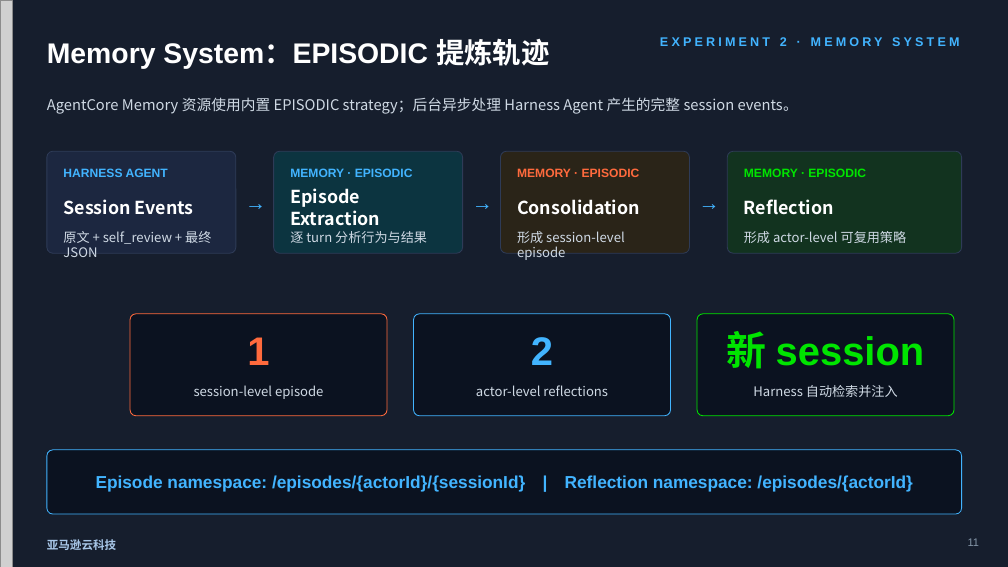
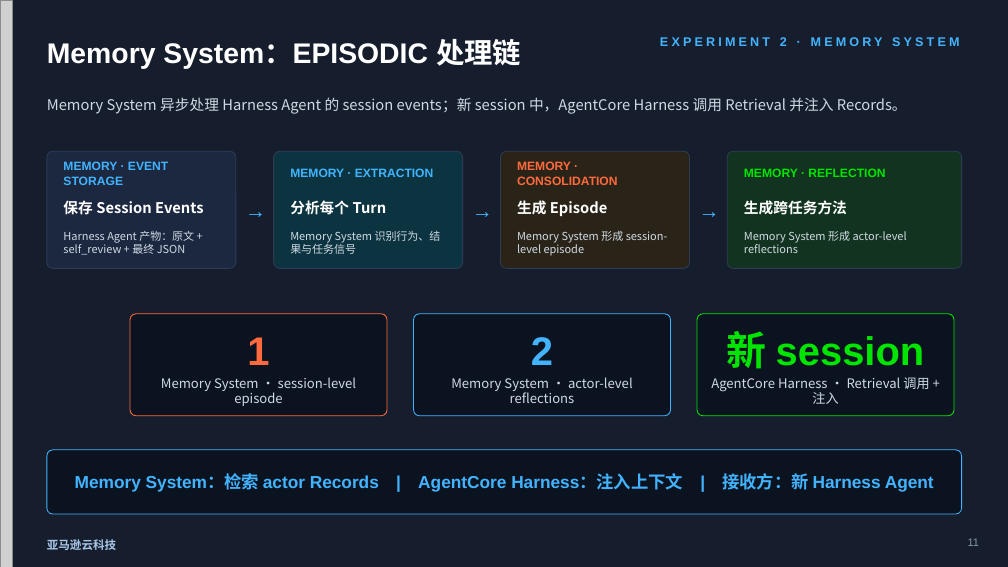
Before and after one commit to dashjim/agentcore-memory-loop, a slide deck: slide 11 of docs/记忆能让Agent越跑越好吗-V3.pptx. Drawn at 1008x567 pixels with LibreOffice and Linux fonts; fonts in the diff are those of the drawing; grey boxes stand for pictures. Boxes give left, top, right and bottom in pixels: in the first picture for what was removed or moved away, otherwise in the second. Text is boxed around its words. In the diff, an @@ line names an element or a change of style, - is before the commit and + after.

Commit message:
docs: clarify role ownership across memory deck

```diff
--- a/docs/记忆能让Agent越跑越好吗-V3.pptx
+++ b/docs/记忆能让Agent越跑越好吗-V3.pptx
@@ text at (x1=47, y1=39, x2=521, y2=69): text changed @@
-Memory System：EPISODIC 提炼轨迹
+Memory System：EPISODIC 处理链
@@ text at (x1=47, y1=97, x2=907, y2=114): text changed @@
-AgentCore Memory 资源使用内置 EPISODIC strategy；后台异步处理 Harness Agent 产生的完整 session events。
+Memory System 异步处理 Harness Agent 的 session events；新 session 中，AgentCore Harness 调用 Retrieval 并注入 Records。
@@ rounded rectangle resized from (x1=47, y1=151, x2=236, y2=253) to (x1=47, y1=151, x2=236, y2=268) @@
@@ text at (x1=63, y1=161, x2=168, y2=185): text changed @@
-HARNESS AGENT
+MEMORY · EVENT STORAGE
@@ rounded rectangle resized from (x1=274, y1=151, x2=463, y2=253) to (x1=274, y1=151, x2=463, y2=268) @@
@@ text at (x1=290, y1=168, x2=434, y2=177): text changed @@
-MEMORY · EPISODIC
+MEMORY · EXTRACTION
@@ proportions changed in 4 elements at (x1=727, y1=151, x2=962, y2=268), (x1=47, y1=151, x2=236, y2=268), (x1=274, y1=151, x2=463, y2=268), (x1=501, y1=151, x2=690, y2=268) @@
@@ rounded rectangle resized from (x1=501, y1=151, x2=690, y2=253) to (x1=501, y1=151, x2=690, y2=268) @@
@@ text at (x1=517, y1=161, x2=618, y2=185): text changed @@
-MEMORY · EPISODIC
+MEMORY · CONSOLIDATION
@@ rounded rectangle resized from (x1=727, y1=151, x2=962, y2=253) to (x1=727, y1=151, x2=962, y2=268) @@
@@ text at (x1=744, y1=168, x2=885, y2=177): text changed @@
-MEMORY · EPISODIC
+MEMORY · REFLECTION
@@ text at (x1=63, y1=200, x2=204, y2=215): text changed; size 17 to 14 pt @@
-Session Events
+保存 Session Events
@@ text at (x1=290, y1=200, x2=387, y2=215): text changed; size 17 to 14 pt @@
-Episode Extraction
+分析每个 Turn
@@ text at (x1=517, y1=200, x2=608, y2=216): text changed; size 17 to 14 pt @@
-Consolidation
+生成 Episode
@@ 3 texts moved together from (x1=240, y1=180, x2=725, y2=225) to (x1=240, y1=188, x2=725, y2=233) @@
@@ text at (x1=744, y1=200, x2=847, y2=215): text changed; size 17 to 14 pt @@
-Reflection
+生成跨任务方法
@@ text at (x1=63, y1=231, x2=194, y2=255): text changed; size 12.5 to 10.5 pt @@
-原文 + self_review + 最终 JSON
+Harness Agent 产物：原文 + self_review + 最终 JSON
@@ text at (x1=290, y1=231, x2=441, y2=254): text changed; size 12.5 to 10.5 pt @@
-逐 turn 分析行为与结果
+Memory System 识别行为、结果与任务信号
@@ text at (x1=517, y1=231, x2=668, y2=256): text changed; size 12.5 to 10.5 pt @@
-形成 session-level episode
+Memory System 形成 session-level episode
@@ text at (x1=744, y1=230, x2=907, y2=253): text changed; size 12.5 to 10.5 pt @@
-形成 actor-level 可复用策略
+Memory System 形成 actor-level reflections
@@ text at (x1=161, y1=377, x2=357, y2=406): text changed @@
-session-level episode
+Memory System · session-level episode
@@ text at (x1=451, y1=377, x2=633, y2=403): text changed @@
-actor-level reflections
+Memory System · actor-level reflections
@@ text at (x1=711, y1=377, x2=929, y2=404): text changed @@
-Harness 自动检索并注入
+AgentCore Harness · Retrieval 调用 + 注入
@@ text at (x1=75, y1=473, x2=934, y2=492): text changed @@
-Episode namespace: /episodes/{actorId}/{sessionId} | Reflection namespace: /episodes/{actorId}
+Memory System：检索 actor Records | AgentCore Harness：注入上下文 | 接收方：新 Harness Agent
```
Also in this commit, not shown: 15 other slides changed, 1 slide added, 1 slide removed, 2 other files.
